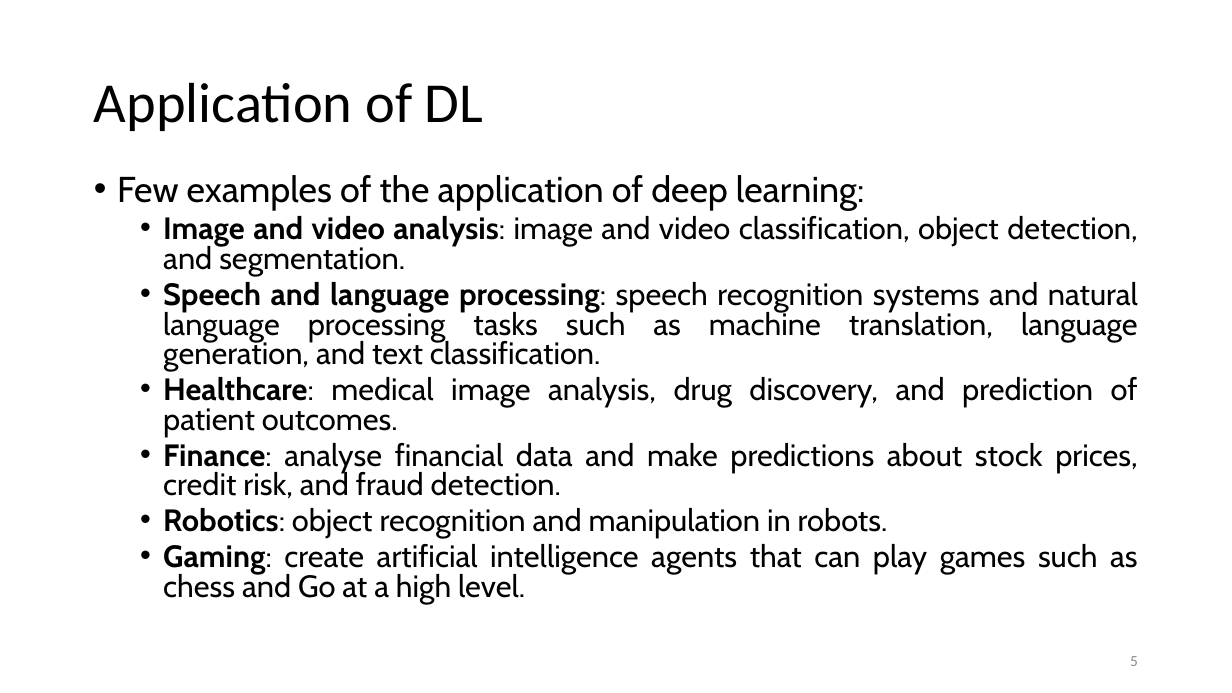
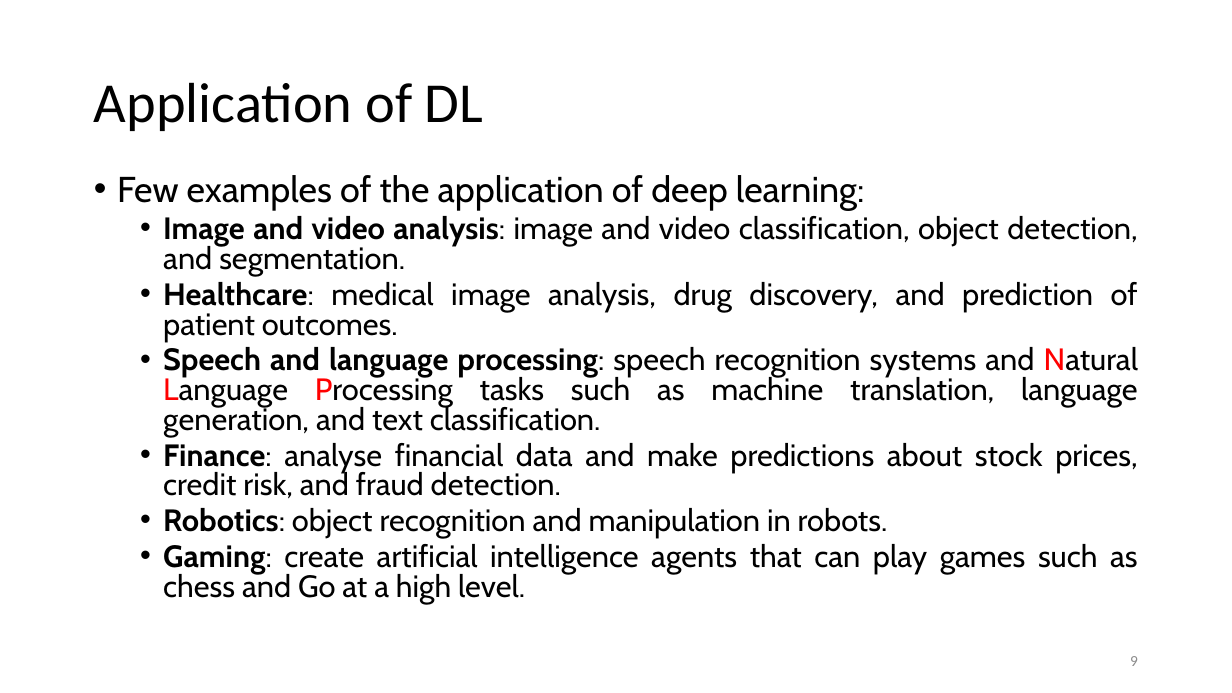
Before and after one commit to MICS-Lab/DeepLearningCourse, a slide deck: slide 9 of Slides_1.pptx (slide 5 before the commit). Drawn at 1232x693 pixels with LibreOffice and Linux fonts; fonts in the diff are those of the drawing. Boxes give left, top, right and bottom in pixels: in the first picture for what was removed or moved away, otherwise in the second. Text is boxed around its words. In the diff, an @@ line names an element or a change of style, - is before the commit and + after.

```diff
--- a/Slides_1.pptx
+++ b/Slides_1.pptx
@@ text at (x1=163, y1=282, x2=1138, y2=371): paragraph removed @@
-  • Speech and language processing: speech recognition systems and natural language processing tasks such as machine translation, language generation, and text classification.
@@ text at (x1=163, y1=347, x2=1138, y2=436): paragraph added @@
+  • Speech and language processing: speech recognition systems and Natural Language Processing tasks such as machine translation, language generation, and text classification.
@@ page number at (x1=1130, y1=656, x2=1138, y2=666): text changed @@
-5
+9
```
Also in this commit, not shown: 4 slides added, 1 slide removed, 2 other files.
